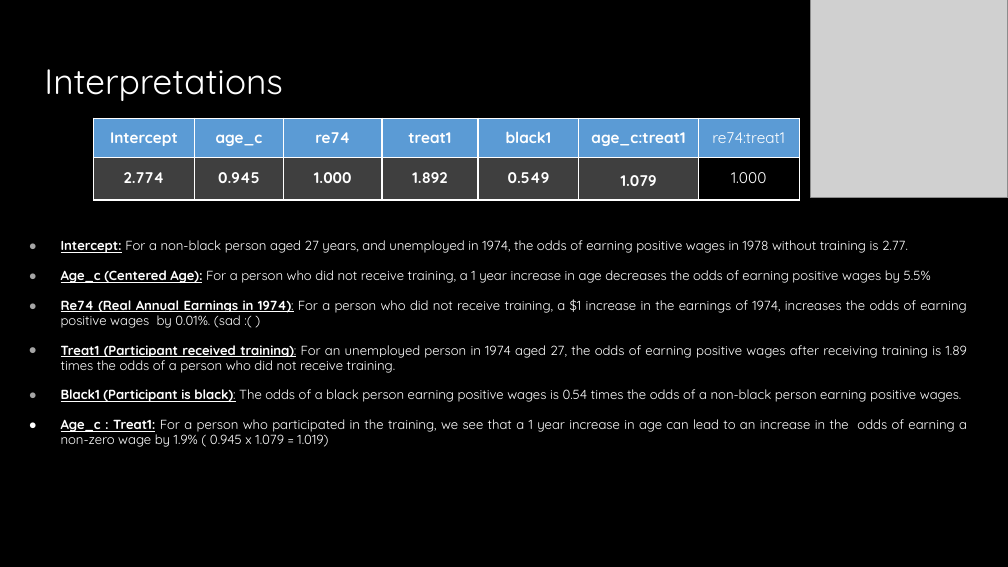
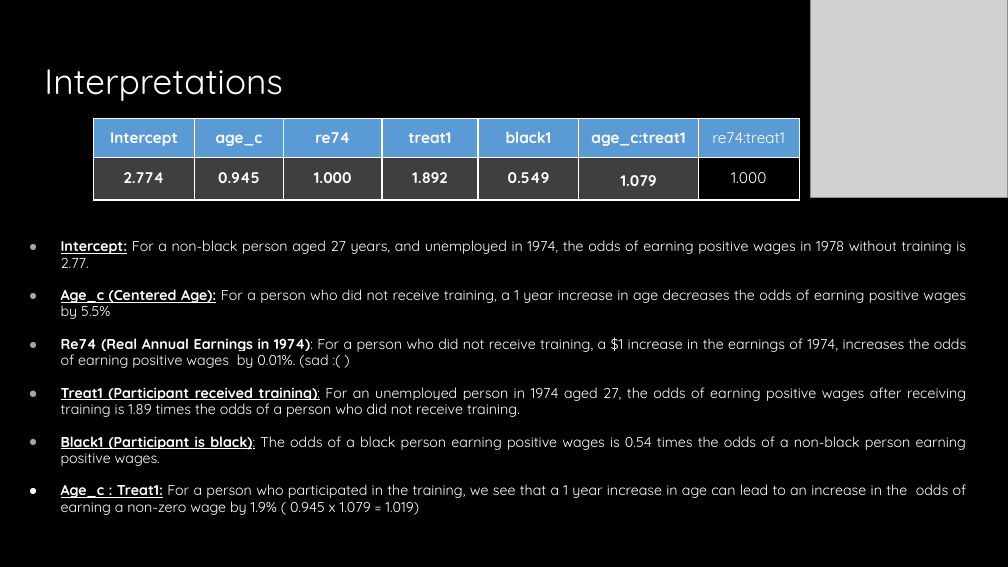
Before and after one commit to IDS-702-F21/team-project-1-effects-of-job-training-on-wages-go-blue, a slide deck: slide 8 of Presentation/Question 2 Presentation.pptx. Drawn at 1008x567 pixels with LibreOffice and Linux fonts; fonts in the diff are those of the drawing; grey boxes stand for pictures. Boxes give left, top, right and bottom in pixels: in the first picture for what was removed or moved away, otherwise in the second. Text is boxed around its words. In the diff, an @@ line names an element or a change of style, - is before the commit and + after.

```diff
--- a/Presentation/Question 2 Presentation.pptx
+++ b/Presentation/Question 2 Presentation.pptx
@@ table: place and size @@
-table at [94,118,800,449]
+table at [94,118,800,196]
@@ text "Intercept: For a non-black person ..." at [61,240,967,515]: size 9.3 to 10.2 pt @@
```
Also in this commit, not shown: 2 other slides changed.
